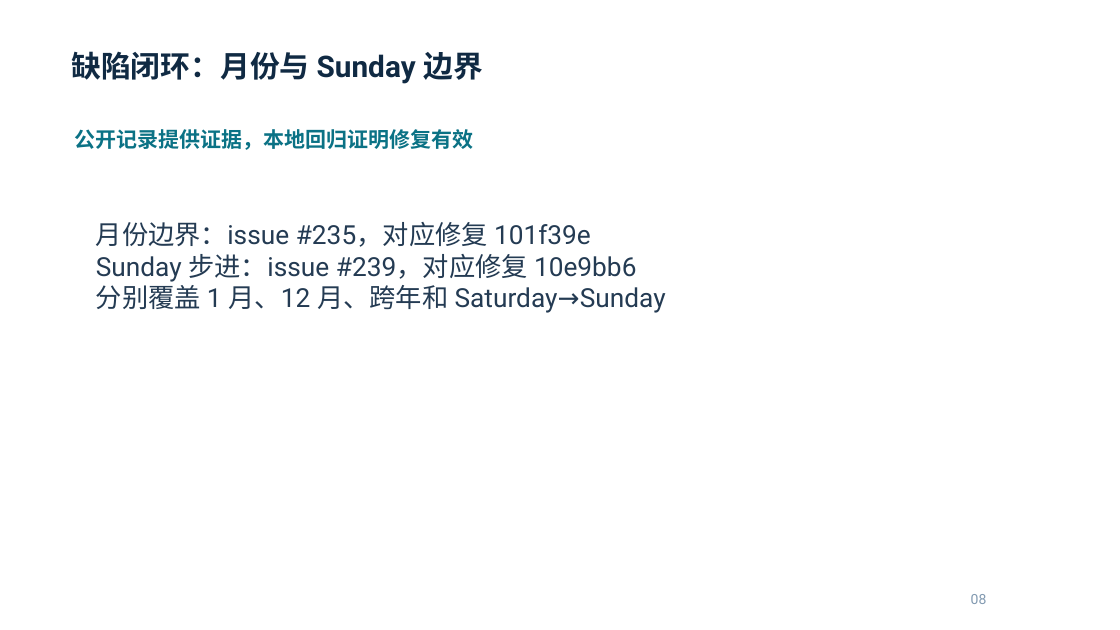
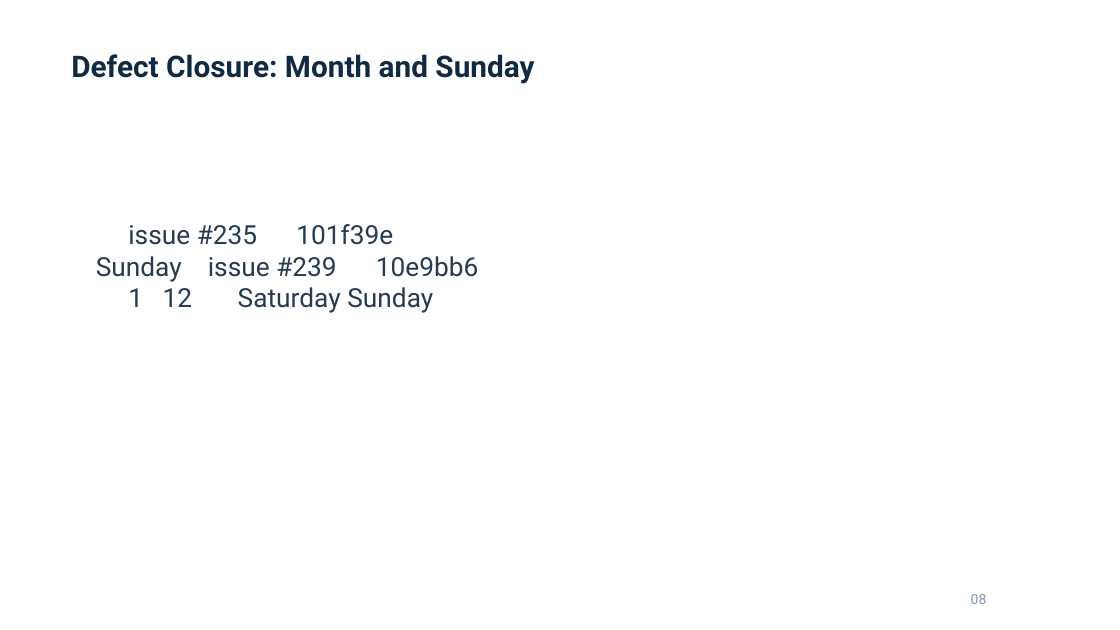
Before and after one commit to cornell-hust/ST_pratice, a slide deck: slide 8 of module1/presentation/build/candidate.pptx. Drawn at 1120x630 pixels with LibreOffice and Linux fonts; fonts in the diff are those of the drawing. Boxes give left, top, right and bottom in pixels: in the first picture for what was removed or moved away, otherwise in the second. Text is boxed around its words. In the diff, an @@ line names an element or a change of style, - is before the commit and + after.

Commit message:
fix(module1): use ASCII-safe presentation text

```diff
--- a/module1/presentation/build/candidate.pptx
+++ b/module1/presentation/build/candidate.pptx
@@ text at bbox=[71, 54, 534, 84]: text changed @@
-缺陷闭环：月份与 Sunday 边界
+Defect Closure: Month and Sunday
@@ text removed at bbox=[75, 129, 474, 150] @@
-公开记录提供证据，本地回归证明修复有效
@@ text at bbox=[96, 224, 479, 313]: text changed @@
-月份边界：issue #235，对应修复 101f39e
-Sunday 步进：issue #239，对应修复 10e9bb6
-分别覆盖 1 月、12 月、跨年和 Saturday→Sunday
+issue #235 101f39e
+Sunday issue #239 10e9bb6
+1 12 Saturday Sunday
```
Also in this commit, not shown: 10 other slides changed, 15 other files.
